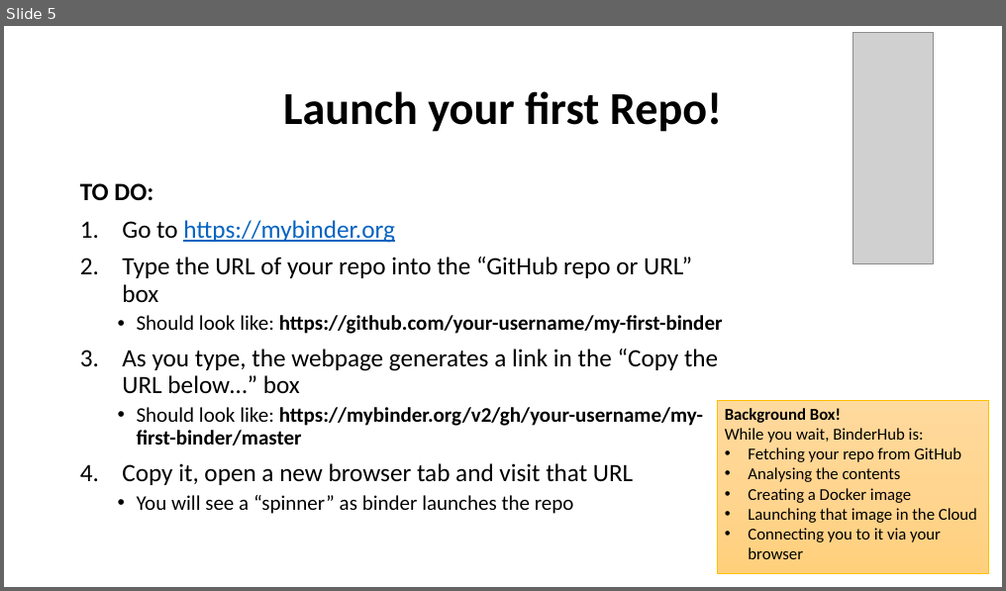
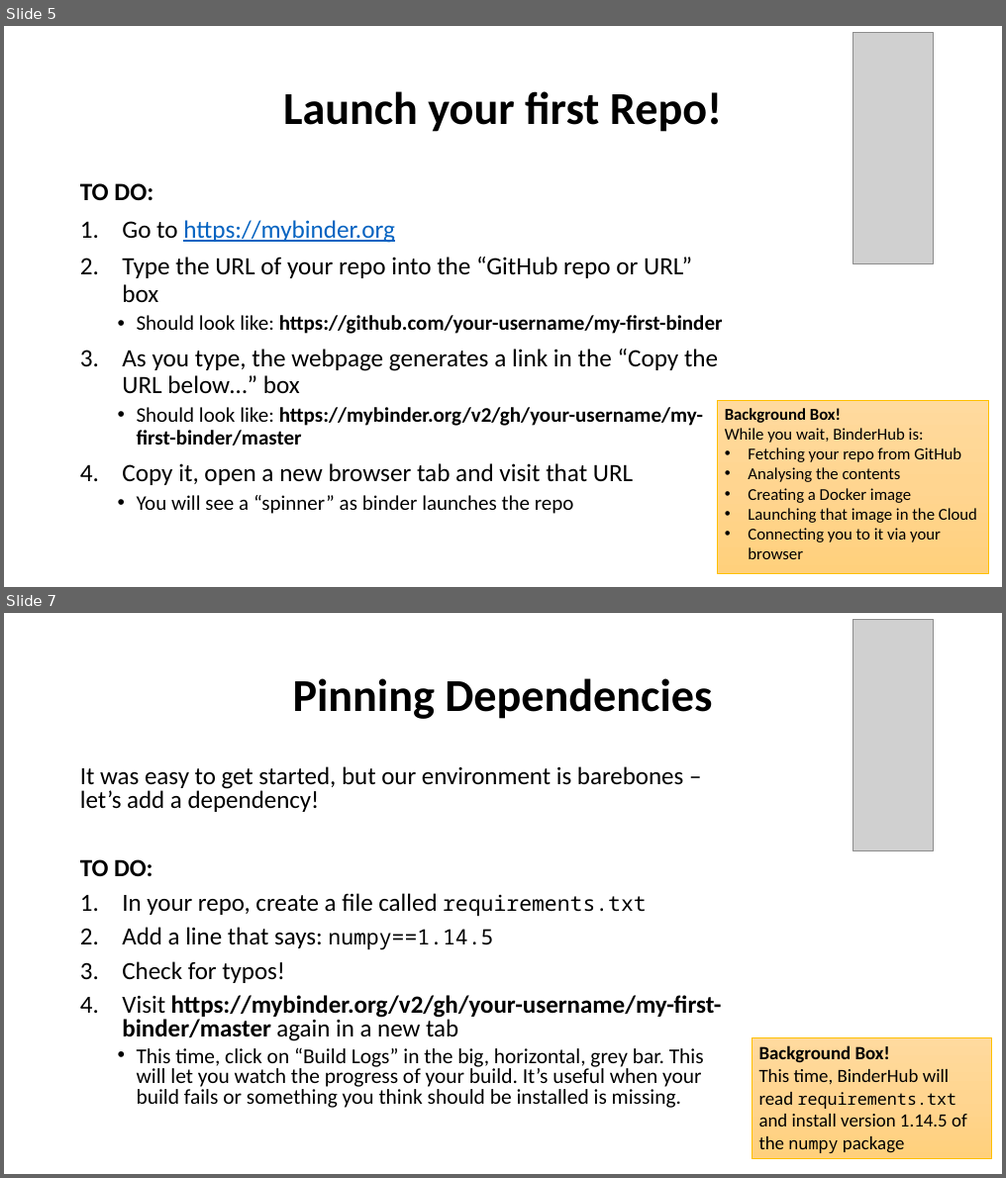
Before and after one commit to the-turing-way/the-turing-way, a slide deck: workshops/boost-research-reproducibility-binder/workshop-presentations/zero_to_binder.pptx. Shown one above the other, each under a label of ours: slide 5 before the commit, slides 5 and 7 after it; the slides between them are not shown. The pictures are 1006x591 and 1006x1178 pixels, drawn with LibreOffice and Linux fonts; fonts in the diff are those of the drawing; grey boxes stand for pictures. Boxes give left, top, right and bottom in pixels: in the first picture for what was removed or moved away, otherwise in the second. Text is boxed around its words. In the diff, an @@ line names an element or a change of style, - is before the commit and + after.

Commit message:
Update Zero-to-Binder ppt pres
Add code-along slides to pin dependencies, play with notebooks,
share the binder link and launch JupyterLab

```diff
--- a/workshops/boost-research-reproducibility-binder/workshop-presentations/zero_to_binder.pptx
+++ b/workshops/boost-research-reproducibility-binder/workshop-presentations/zero_to_binder.pptx
@@ slide 7 added at (4,613,1002,1174), background #FFFFFF @@
@@ picture added at (853,619,934,851) @@
@@ title added at (293,678,712,719), 44 pt, text #000000, bold @@
+Pinning Dependencies
@@ text added at (80,766,722,1108), 23.8 pt, text #000000 @@
+It was easy to get started, but our environment is barebones – let’s add a dependency!
+TO DO:
+1. In your repo, create a file called requirements.txt
+2. Add a line that says: numpy==1.14.5
+3. Check for typos!
+4. Visit https://mybinder.org/v2/gh/your-username/my-first-binder/master again in a new tab
+  • This time, click on “Build Logs” in the big, horizontal, grey bar. This will let you watch the progress of your build. It’s useful when your build fails or something you think should be installed is missing.
@@ rectangle added at (751,1039,991,1159), fill gradient #FFDB9E to #FFD590 to #FFD07C, outline #FFC000 0.5 pt, 18 pt, text #000000 @@
+Background Box!
+This time, BinderHub will read requirements.txt and install version 1.14.5 of the numpy package
```
Also in this commit, not shown: 1 slide changed, 4 other slides added.
